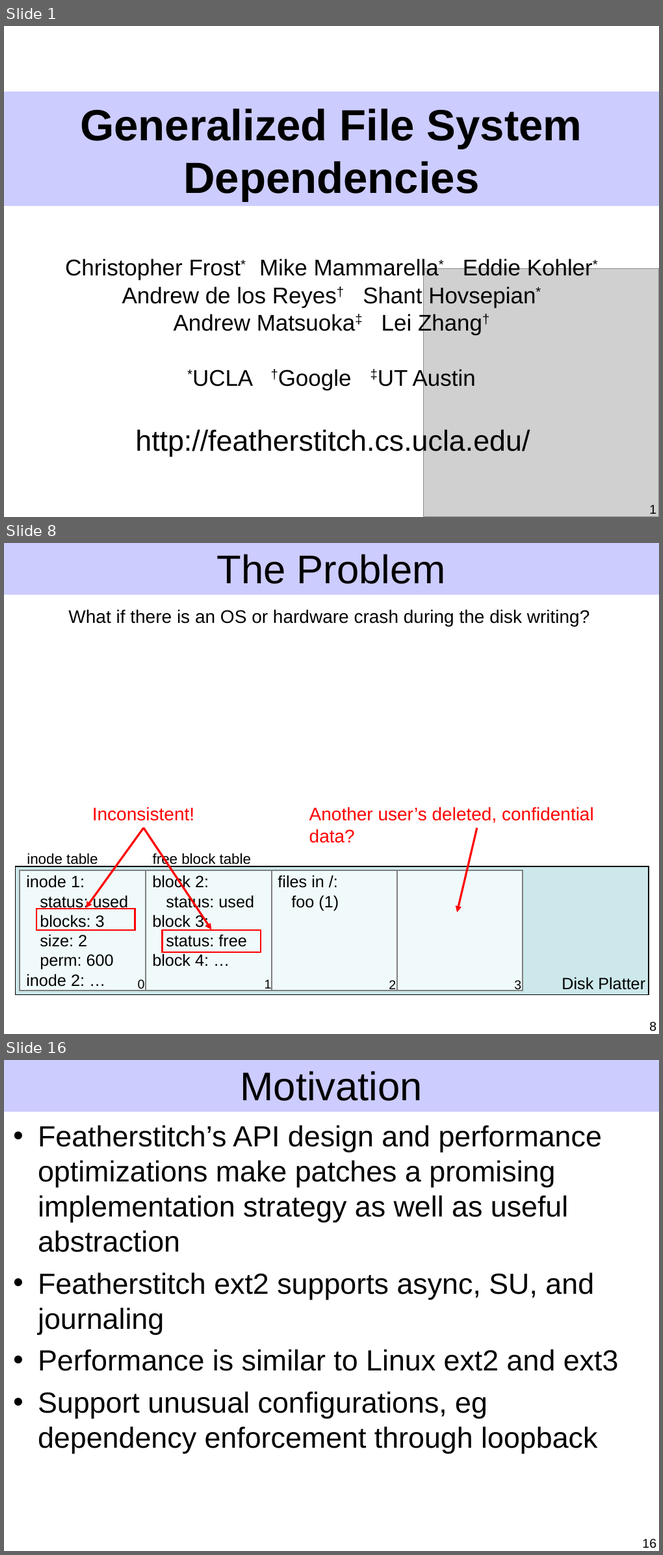
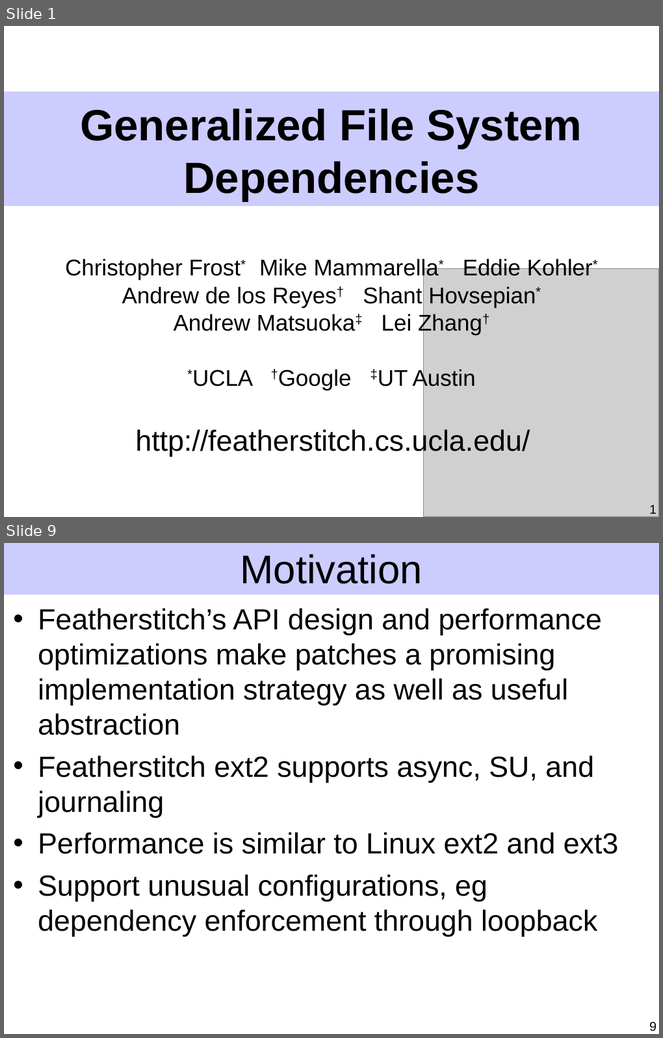
Before and after one commit to ucla-readable/fstitch-doc, a slide deck: sosp/pres.ppt. Shown one above the other, each under a label of ours: slides 1, 8 and 16 before the commit, slides 1 and 9 after it; the slides between them are not shown. The pictures are 663x1555 and 663x1038 pixels, drawn with LibreOffice and Linux fonts; fonts in the diff are those of the drawing; grey boxes stand for pictures. Boxes give left, top, right and bottom in pixels: in the first picture for what was removed or moved away, otherwise in the second. Text is boxed around its words. In the diff, an @@ line names an element or a change of style, - is before the commit and + after.

```diff
--- a/sosp/pres.ppt
+++ b/sosp/pres.ppt
@@ slide 8 removed at (4,543,659,1034), background #FFFFFF; not listed: 1 template element that a slide beside it also shows @@
@@ title removed at (217,554,446,584) @@
-The Problem
@@ text removed at (68,609,590,626) @@
-What if there is an OS or hardware crash during the disk writing?
@@ text removed at (92,807,194,821) @@
-Inconsistent!
@@ text removed at (310,807,594,843) @@
-Another user’s deleted, confidential data?
@@ arrow removed from (144, 828) to (86, 908) @@
@@ arrow removed from (144, 828) to (212, 930) @@
@@ arrow removed from (477, 828) to (458, 913) @@
@@ text removed at (27,853,98,867) @@
-inode table
@@ text removed at (153,852,251,867) @@
-free block table
@@ rectangle removed at (16,867,649,995) @@
@@ rectangle removed at (20,871,146,990) @@
-inode 1:
-status: used
-blocks: 3
-size: 2
-perm: 600
-inode 2: …
@@ rectangle removed at (146,871,272,990) @@
-block 2:
-status: used
-block 3:
-status: free
-block 4: …
@@ rectangle removed at (271,871,397,990) @@
-files in /:
-foo (1)
@@ rectangle removed at (397,871,523,990) @@
@@ rectangle removed at (36,908,135,930) @@
@@ rectangle removed at (163,931,261,953) @@
@@ text removed at (138,980,145,991) @@
-0
@@ text removed at (265,979,272,991) @@
-1
@@ text removed at (389,980,396,991) @@
-2
@@ text removed at (514,980,521,991) @@
-3
@@ text removed at (562,977,646,990) @@
-Disk Platter
@@ page number removed at (649,1022,657,1032) @@
-8
@@ what was slide 16 is now slide 9 @@
@@ page number at (649,1022,657,1032): text changed @@
-16
+9
```
Also in this commit, not shown: 5 slides changed, 5 slides added, 11 other slides removed.
